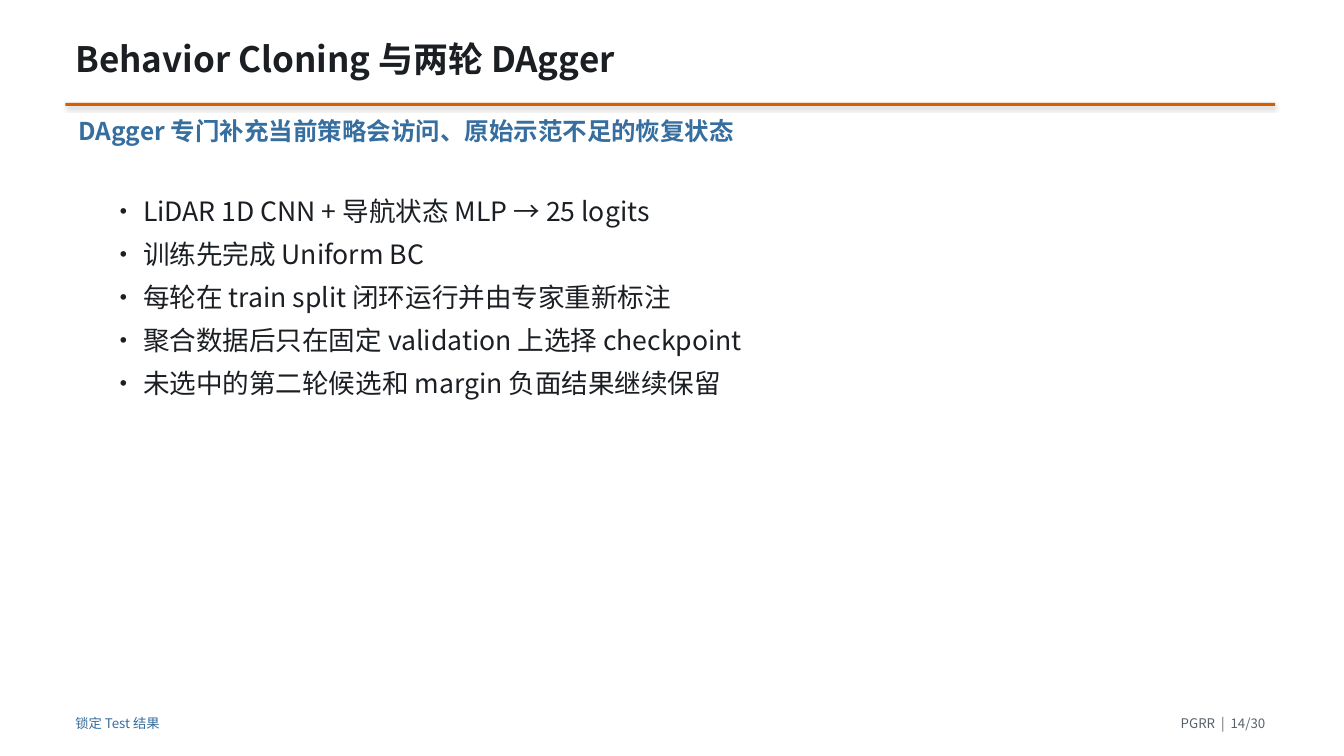
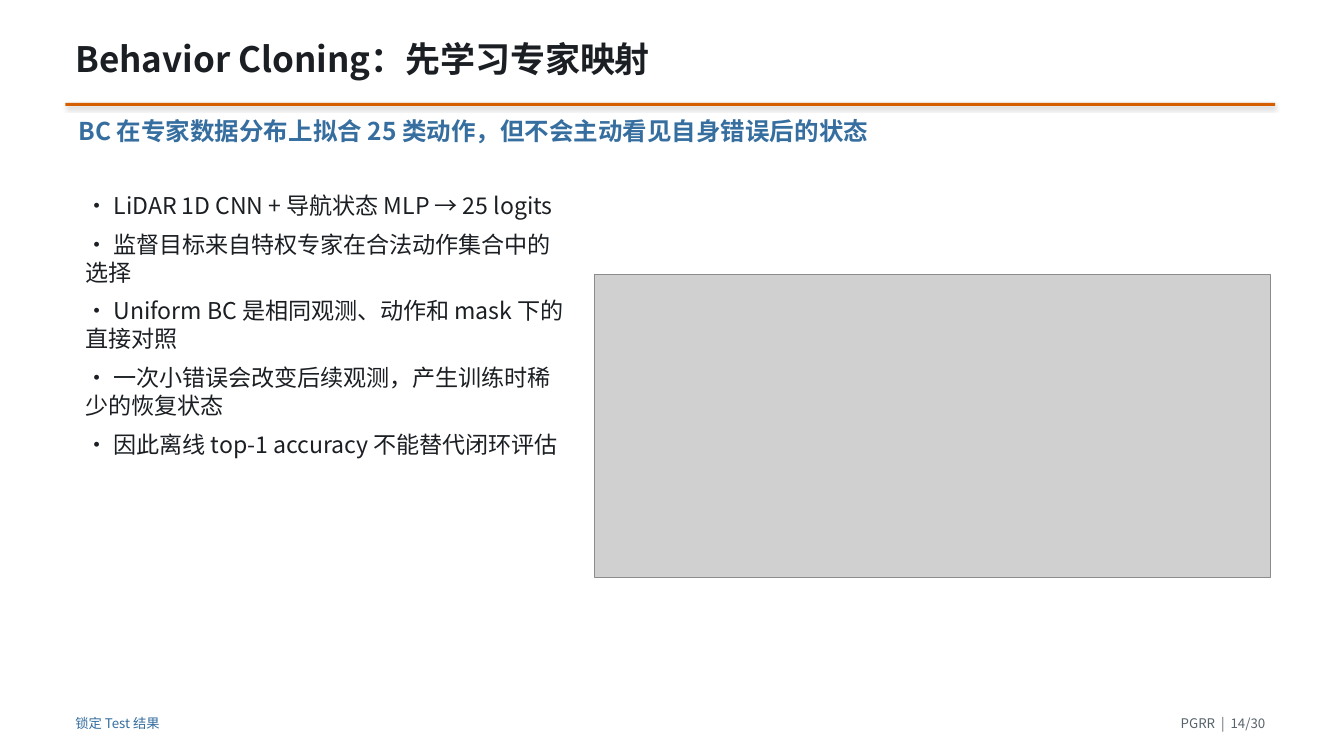
Before and after one commit to CC-robotics/PGRR, a slide deck: slide 14 of presentation/PGRR_report_zh.pptx. Drawn at 1344x756 pixels with LibreOffice and Linux fonts; fonts in the diff are those of the drawing; grey boxes stand for pictures. Boxes give left, top, right and bottom in pixels: in the first picture for what was removed or moved away, otherwise in the second. Text is boxed around its words. In the diff, an @@ line names an element or a change of style, - is before the commit and + after.

```diff
--- a/presentation/PGRR_report_zh.pptx
+++ b/presentation/PGRR_report_zh.pptx
@@ text at [75,42,650,81]: text changed @@
-Behavior Cloning 与两轮 DAgger
+Behavior Cloning：先学习专家映射
@@ text at [78,119,868,143]: text changed @@
-DAgger 专门补充当前策略会访问、原始示范不足的恢复状态
+BC 在专家数据分布上拟合 25 类动作，但不会主动看见自身错误后的状态
@@ text added at [85,194,563,458], 16.5 pt, text #1B1F23 @@
+• LiDAR 1D CNN + 导航状态 MLP → 25 logits
+• 监督目标来自特权专家在合法动作集合中的选择
+• Uniform BC 是相同观测、动作和 mask 下的直接对照
+• 一次小错误会改变后续观测，产生训练时稀少的恢复状态
+• 因此离线 top-1 accuracy 不能替代闭环评估
@@ text removed at [143,198,742,400] @@
-• LiDAR 1D CNN + 导航状态 MLP → 25 logits
-• 训练先完成 Uniform BC
-• 每轮在 train split 闭环运行并由专家重新标注
-• 聚合数据后只在固定 validation 上选择 checkpoint
-• 未选中的第二轮候选和 margin 负面结果继续保留
@@ picture added at [595,274,1270,577] @@
```
Also in this commit, not shown: 9 other slides changed, 7 slides added, 7 slides removed, 20 other files.
